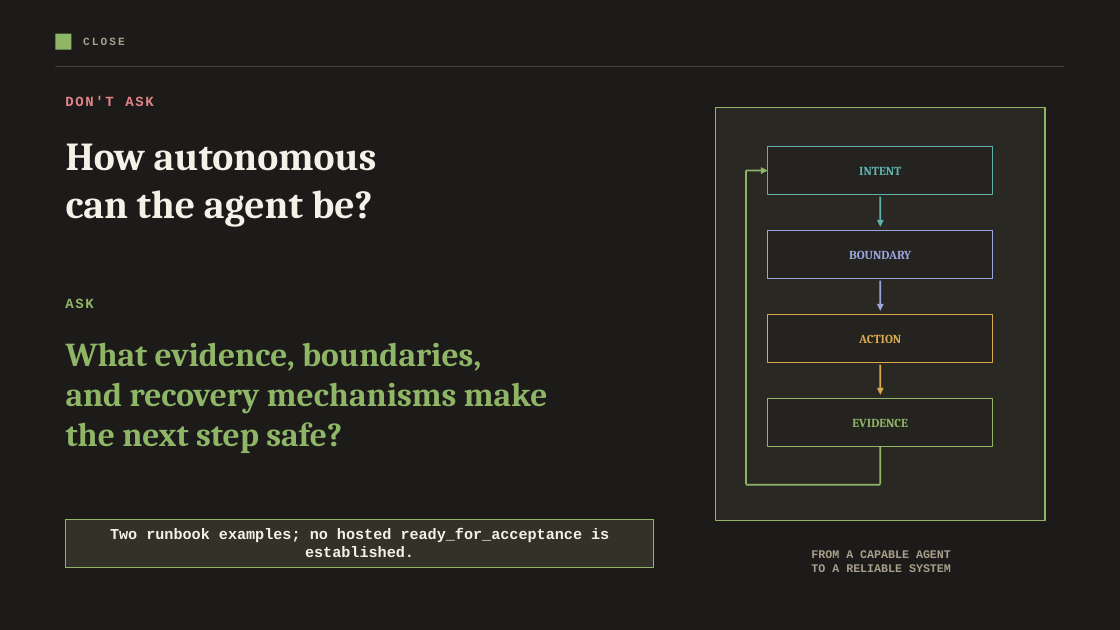
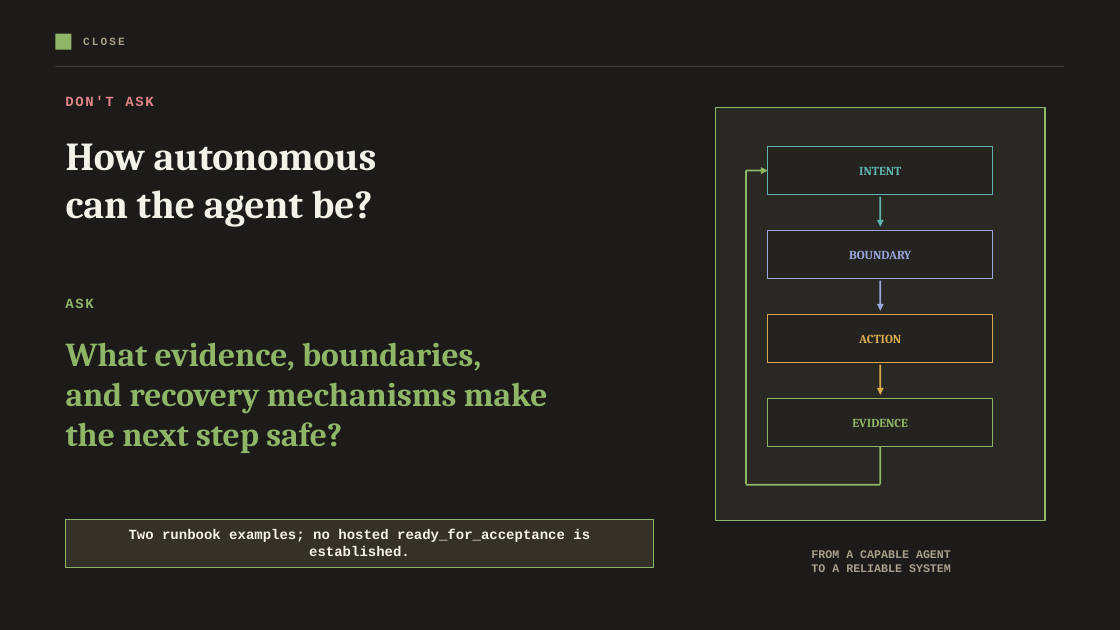
Before and after one commit to webmaxru/ai-engineering-system, a slide deck: slide 32 of From-agents-to-engineering-systems.pptx. Drawn at 1120x630 pixels with LibreOffice and Linux fonts; fonts in the diff are those of the drawing. Boxes give left, top, right and bottom in pixels: in the first picture for what was removed or moved away, otherwise in the second. Text is boxed around its words. In the diff, an @@ line names an element or a change of style, - is before the commit and + after.

```diff
--- a/From-agents-to-engineering-systems.pptx
+++ b/From-agents-to-engineering-systems.pptx
@@ text "Two runbook examples; no hosted ..." at [129,529,590,556]: size 13 to 12 pt @@
```
Also in this commit, not shown: 2 other slides changed.
